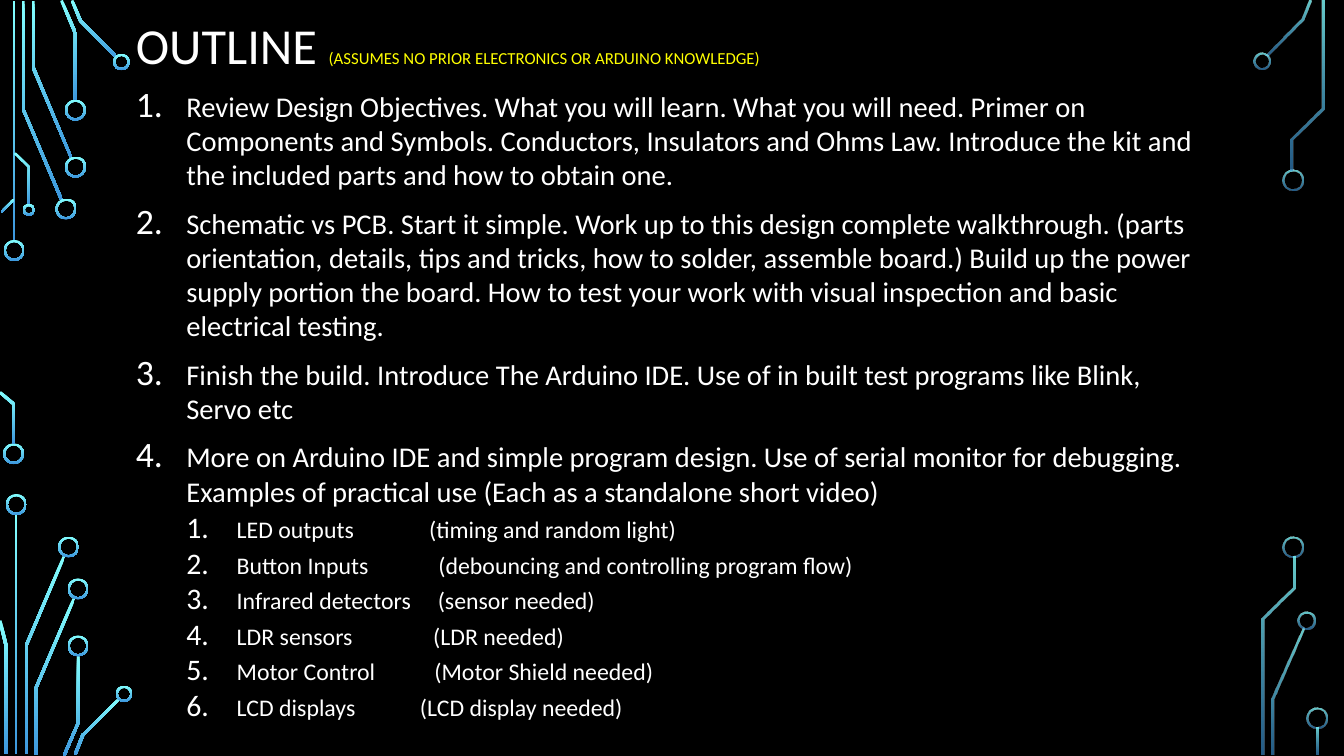
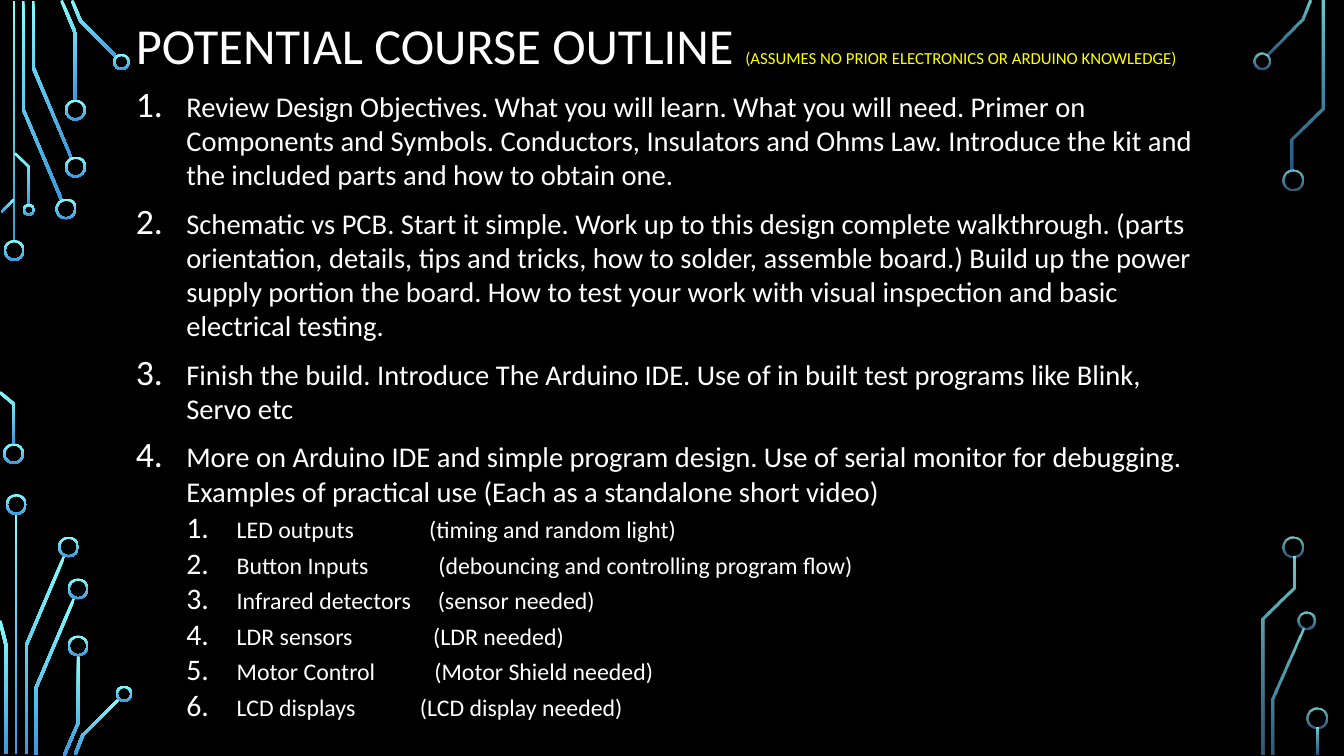
Before and after one commit to Alan-Lomax/MERG-SIG-Presentations, a slide deck: slide 2 of Practical Arduino - Ground Up.pptx. Drawn at 1344x756 pixels with LibreOffice and Linux fonts; fonts in the diff are those of the drawing; background and template pictures are left out. Boxes give left, top, right and bottom in pixels: in the first picture for what was removed or moved away, otherwise in the second. Text is boxed around its words. In the diff, an @@ line names an element or a change of style, - is before the commit and + after.

```diff
--- a/Practical Arduino - Ground Up.pptx
+++ b/Practical Arduino - Ground Up.pptx
@@ title at (136, 31, 1177, 66): text changed @@
-OUTLINE (ASSUMES NO PRIOR ELECTRONICS OR ARDUINO KNOWLEDGE)
+POTENTIAL COURSE OUTLINE (ASSUMES NO PRIOR ELECTRONICS OR ARDUINO KNOWLEDGE)
```
Also in this commit, not shown: 3 other slides changed, 2 slides added, 1 other file.
